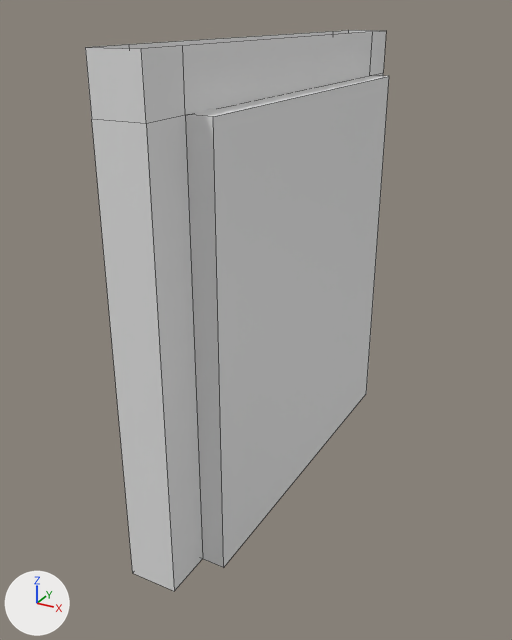
An edit to the Blender file Raw Assets/Geometry/Corridor/Door.blend, drawn before and after from the same camera.
One viewpoint serves both versions: a 50 mm lens placed at (25.6, -53.4, 41.0), pointed at (-2.2, -3.0, 15.8). The lights are fixed; the arrows at lower left show +X, +Y and +Z. Mesh edges are drawn as thin lines. Materials are left out; every surface is plain grey.

The scene before the commit, as lines of its bpy script (objects in view):
```python
me_door = bpy.data.meshes.new('Door')
me_door.from_pydata([(2.0, -16.0, 0.0), (2.0, 16.0, 0.0), (-2.0, 16.0, 0.0), (-2.0, -16.0, 0.0), (2.0, -16.0, 35.0), (2.0, 16.0, 35.0), (-2.0, 16.0, 35.0), (-2.0, -16.0, 35.0)], [], [(0, 3, 2, 1), (4, 5, 6, 7), (0, 4, 7, 3), (1, 5, 4, 0), (3, 7, 6, 2), (2, 6, 5, 1)])
for i in [0, 1, 2, 5]: me_door.polygons[i].material_index = 1
me_door.materials.append(mat_door)
me_door.materials.append(mat_doorgutter)
me_doorframe = bpy.data.meshes.new('DoorFrame')
me_doorframe.from_pydata(...)  # 24 vertices, 17 faces; spans x -4.0..0.0, y -20.0..20.0, z 0.0..38.9
# faces by material slot: [8, 8, 1]
me_doorframe.materials.append(mat_airlockwall)
me_doorframe.materials.append(mat_airlock_floor4)
me_doorframe.materials.append(mat_airlock_ceiling2)
ob_door = bpy.data.objects.new('Door', me_door)
ob_door.location = (0.0, 0.0, 0.0)
ob_doorframe = bpy.data.objects.new('DoorFrame', me_doorframe)
ob_doorframe.location = (0.0, 0.0, 0.0)
```
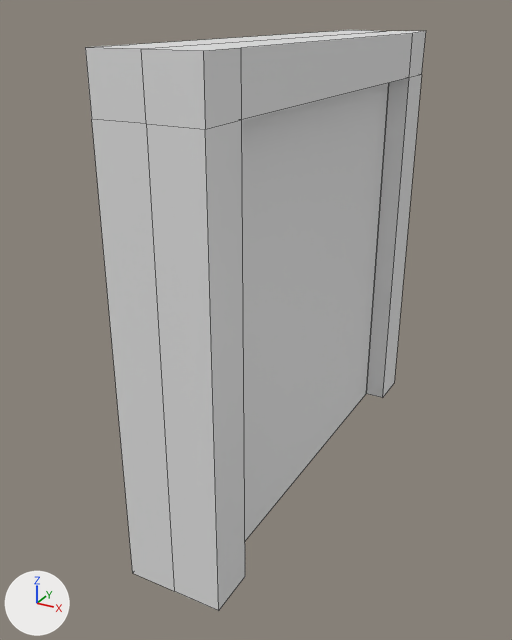
Where the change shows, as pixel boxes (x1, y1, x2, y2) in the pictures (512 x 640 px):
'DoorFrame', reshaped (13% wider): before (85, 30, 386, 591); after (85, 30, 426, 611)
part 1 of me_doorframe, built on: before (142, 30, 386, 591); after (94, 30, 426, 611)

The change in detail:
me_doorframe is used by ob_doorframe; location (0.0, 0.0, 0.0).
me_doorframe had 24 vertices, 17 faces and spanned x -4.0..0.0, y -20.0..20.0, z 0.0..38.9.
me_doorframe now has 40 vertices, 28 faces and spans x -4.0..4.0, y -20.0..20.1, z 0.0..39.0.
Part 1, on me_doorframe:
4 vertices are removed from x 0.0, y -16.0..20.0, z 0.0..38.9.
9 faces are deleted.
2 vertices move from x -4.0..0.0, y 16.0..20.0, z 38.9 to x -4.0..2.0, y 16.0..20.1, z 35.0..39.0.
15 vertices are added at x -2.0..4.0, y -16.0..20.1, z 0.0..39.0.
5 new vertices lie (4.0, 0.0, 0.0) away from vertices in x 0.0, y -20.0..20.0, z 0.0..38.9.
20 new faces join them.
